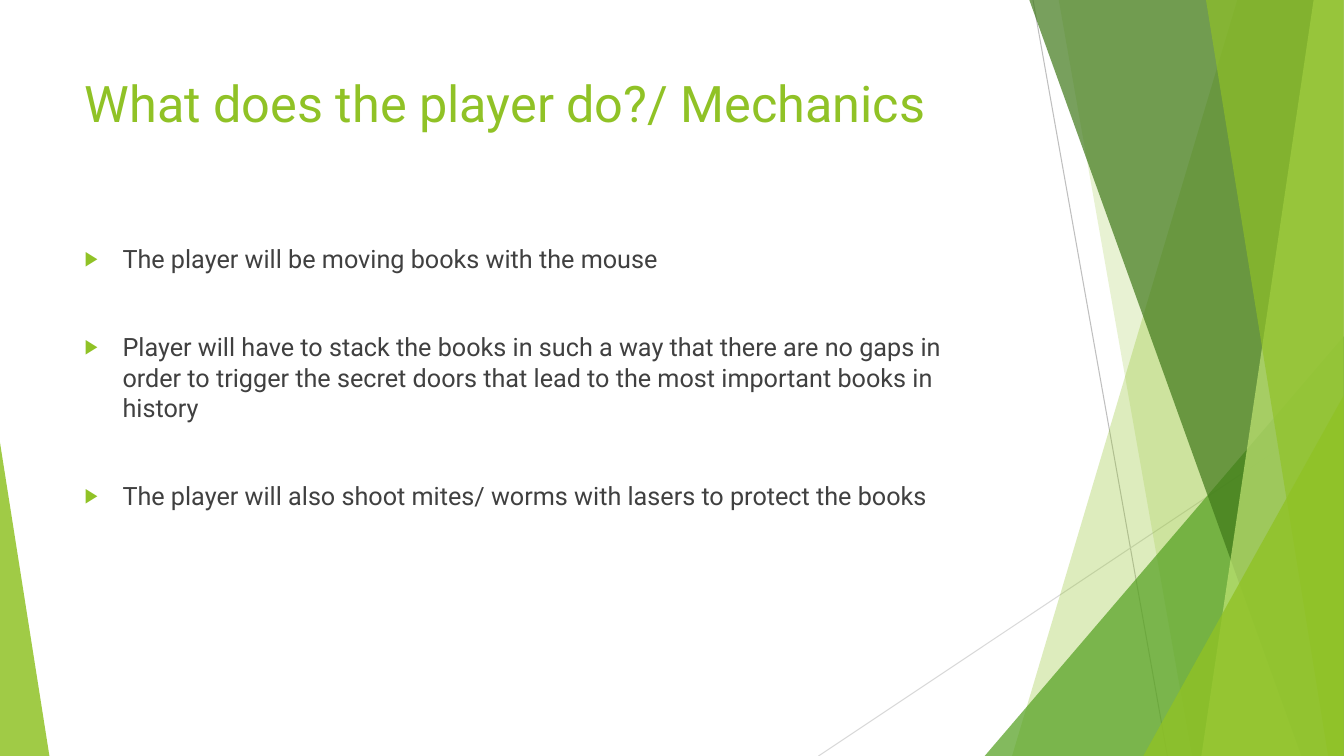
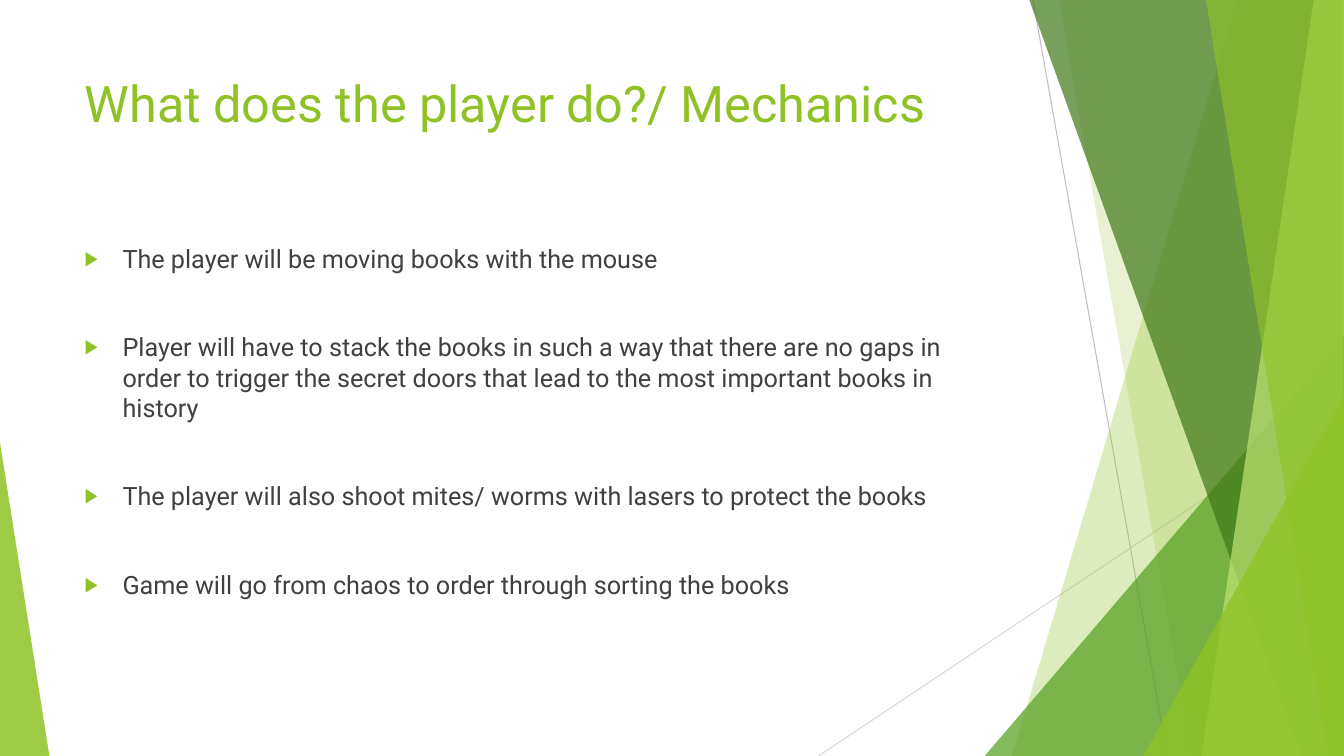
Before and after one commit to UoSGamesGroups/first-semester-l4-5-group-14, a slide deck: slide 5 of Group 14.pptx. Drawn at 1344x756 pixels with LibreOffice and Linux fonts; fonts in the diff are those of the drawing. Boxes give left, top, right and bottom in pixels: in the first picture for what was removed or moved away, otherwise in the second. Text is boxed around its words. In the diff, an @@ line names an element or a change of style, - is before the commit and + after.

```diff
--- a/Group 14.pptx
+++ b/Group 14.pptx
@@ text at [123, 575, 790, 600]: paragraph added @@
+▶ Game will go from chaos to order through sorting the books
```
Also in this commit, not shown: 3 other slides changed, 1 slide added.
